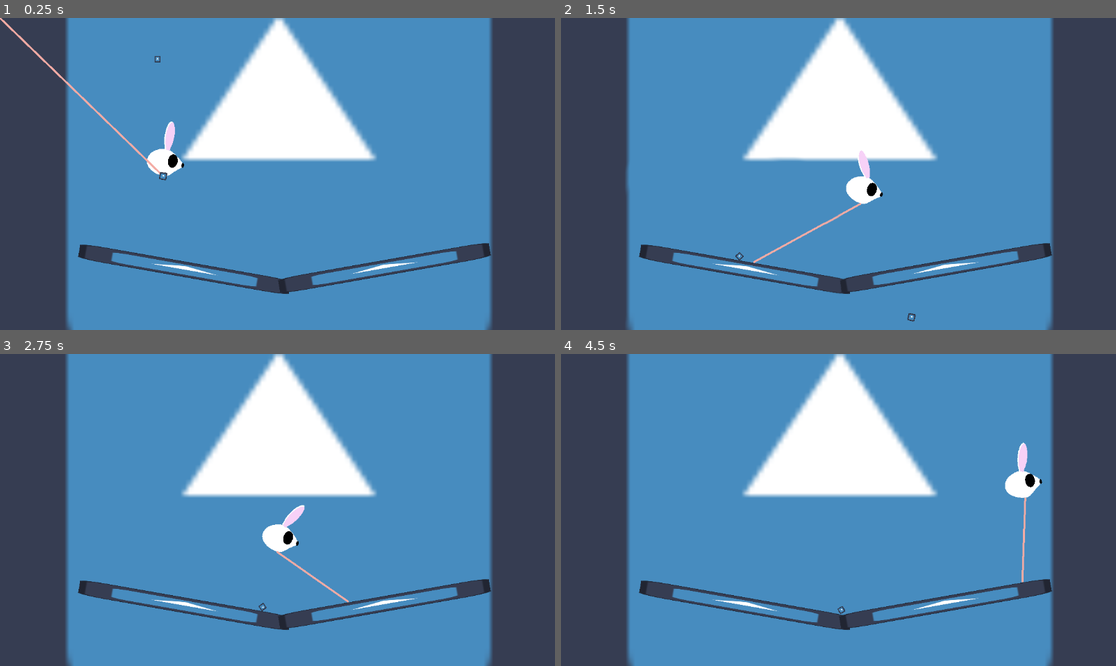
Above: before the commit, frames 1-4 (two rows, left to right).
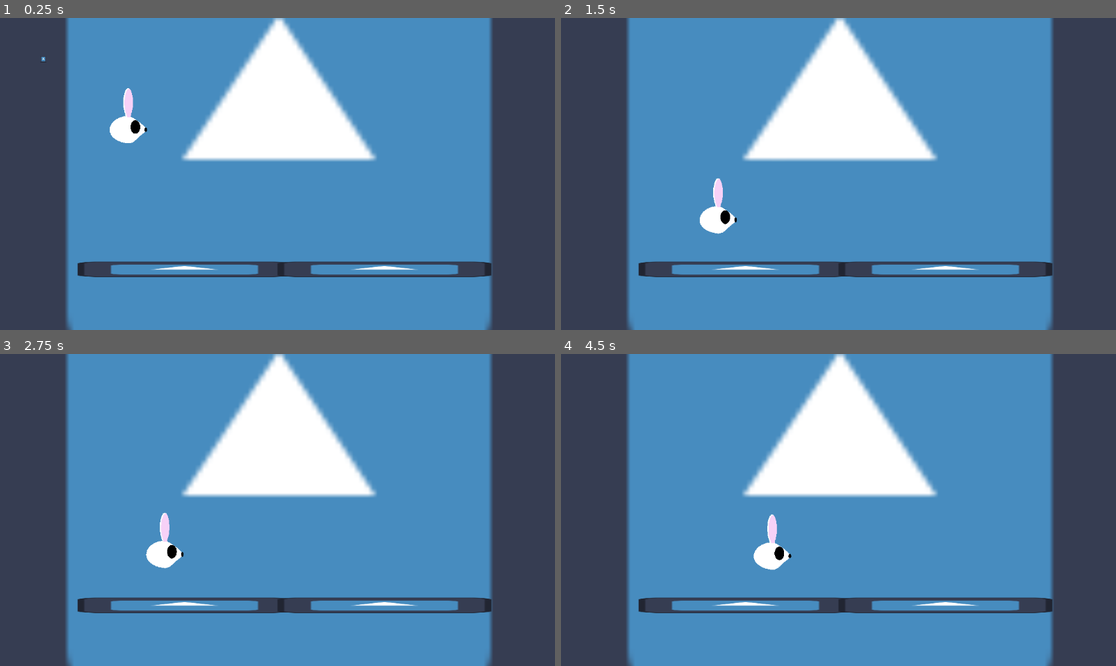
Above: after the commit, the same moments.

Repository: BeMain/metroidvania
Game: Godot game, scene res://world.tscn
Same seed, same stepped clock (60 frames per second), same inputs: the game is played once before the commit and once after it. The engine's default icon, where the game draws it, is replaced by a stand-in: a white triangle on a blue panel in a dark square.
Inputs:
- Up to frame 1 (0.25 s): no input
- Up to frame 2 (1.5 s): tap Enter (ui_accept) at 0.5 s; hold Right (right) from 0.53 s (still down); tap Up (jump) at 0.6, 0.77, 1.07, 1.35 s
- Up to frame 3 (2.75 s): tap Up (jump) at 1.52, 1.82, 2.1 s; release Right (right) at 2.03 s; hold Left (left) from 2.03 s (still down)
- Up to frame 4 (4.5 s): release Left (left) at 2.78 s; hold Right (right) 2.78-4.28 s; tap Up (jump) at 2.85, 3.02, 3.32, 3.6, 3.77, 4.07, 4.35 s; hold Left (left) from 4.28 s (still down)

The runs differ from the first frame. In frame 1, 5.4% of the frame differs, in the area x 0-89%, y 0-89%; in frame 2, 5.4%; in frame 3, 5.3%; in frame 4, 5.3%.

Commit message:
Add basic player movement

Diff:
--- a/LegMovement.gd
+++ b/LegMovement.gd
@@ -22,8 +22,8 @@
 
 func _process(delta):
 	# Get physics data
-	var vel = get_node("../..").velocity
-	var grounded = get_node("../..").is_on_floor()
+	var vel = get_node("..").vel
+	var grounded = get_node("../../Character").is_on_floor()
 
 	if (abs(vel.x) >= 0.1 and grounded):
 		if (timer.is_stopped()):
--- a/player.gd
+++ b/player.gd
@@ -1,12 +1,23 @@
 extends CharacterBody2D
 
 @export_category("Movement")
-@export var WALK_SPEED: int = 300
+@export var WALK_SPEED: int = 250
 @export var JUMP_SPEED: int = 500
+@export var WALK_ANGLE: int = 45
+var timer = Timer.new()
+var is_on_floor_prev
+var jump_ready
 
 # Get the gravity from the project settings so you can sync with rigid body nodes.
 var gravity = ProjectSettings.get_setting("physics/2d/default_gravity")
 
+func _ready():
+	timer.connect("timeout", timeout)
+	add_child(timer)
+	timer.set_one_shot(true)
+
+	jump_ready = true
+	is_on_floor_prev = false
 
 func get_input():
 	# Handle jump
@@ -18,9 +29,18 @@
 		SoundRipples.add_ripple(position)
 
 	# Handle left/right movement
-	var direction = Input.get_axis("left", "right")
-	velocity.x = direction * WALK_SPEED
+	#var direction = Input.get_axis("left", "right")
+	#velocity.x = direction * WALK_SPEED
 
+
+	var input = Input.get_axis("left", "right")
+	if is_on_floor() and jump_ready and input != 0:
+		var dir = input / abs(input)
+		velocity = Vector2(WALK_SPEED * input, 0).rotated(-dir * deg_to_rad(WALK_ANGLE))
+		jump_ready = false
+
+	if is_on_floor() == true and is_on_floor_prev == false:
+		hit_ground()
 
 func _physics_process(delta):
 	# Apply gravity
@@ -28,4 +48,14 @@
 
 	get_input()
 
+	is_on_floor_prev = is_on_floor()
+
 	move_and_slide()
+
+func timeout():
+	velocity.x = 0
+	jump_ready = true
+
+
+func hit_ground():
+	timer.start(0.15)
--- a/player.tscn
+++ b/player.tscn
@@ -1,10 +1,10 @@
 [gd_scene load_steps=9 format=3 uid="uid://kvh7jejnf37l"]
 
 [ext_resource type="Script" path="res://player.gd" id="1_lli2v"]
-[ext_resource type="Texture2D" uid="uid://bpmweobtca8r" path="res://Textures/Jerboa_body.png" id="2_t0emm"]
-[ext_resource type="Texture2D" uid="uid://d1o5k7bed33k8" path="res://Textures/Jerboa_ear.png" id="3_hq7q0"]
+[ext_resource type="Texture2D" uid="uid://bpmweobtca8r" path="res://textures/Jerboa_body.png" id="2_t0emm"]
+[ext_resource type="Texture2D" uid="uid://d1o5k7bed33k8" path="res://textures/Jerboa_ear.png" id="3_hq7q0"]
 [ext_resource type="Script" path="res://playerAnim.gd" id="4_tgb8r"]
-[ext_resource type="Texture2D" uid="uid://p8na88f4pgim" path="res://Textures/Jerboa_eye.png" id="5_68mwt"]
+[ext_resource type="Texture2D" uid="uid://p8na88f4pgim" path="res://textures/Jerboa_eye.png" id="5_68mwt"]
 [ext_resource type="Script" path="res://LegMovement.gd" id="6_yj2k1"]
 [ext_resource type="Texture2D" uid="uid://cy32ov5kfeixm" path="res://icon.svg" id="7_0ckna"]
 
@@ -35,12 +35,14 @@
 texture = ExtResource("5_68mwt")
 
 [node name="Leg1" type="Line2D" parent="Body"]
+visible = false
 z_index = 10
 position = Vector2(0, 70)
 default_color = Color(0.952941, 0.670588, 0.643137, 1)
 script = ExtResource("6_yj2k1")
 
 [node name="Foot" type="Sprite2D" parent="Body/Leg1"]
+visible = false
 z_index = 100
 scale = Vector2(0.3, 0.3)
 texture = ExtResource("7_0ckna")
--- /dev/null
+++ b/player2.tscn
@@ -0,0 +1,56 @@
+[gd_scene load_steps=9 format=3 uid="uid://2b4304wl21mk"]
+
+[ext_resource type="Texture2D" uid="uid://bpmweobtca8r" path="res://textures/Jerboa_body.png" id="1_t3dgj"]
+[ext_resource type="Script" path="res://playerAnim.gd" id="2_ykudx"]
+[ext_resource type="Texture2D" uid="uid://d1o5k7bed33k8" path="res://textures/Jerboa_ear.png" id="3_gpbub"]
+[ext_resource type="Texture2D" uid="uid://p8na88f4pgim" path="res://textures/Jerboa_eye.png" id="4_5arcf"]
+[ext_resource type="Script" path="res://LegMovement.gd" id="5_y54on"]
+[ext_resource type="Texture2D" uid="uid://cy32ov5kfeixm" path="res://icon.svg" id="6_y6htd"]
+[ext_resource type="Script" path="res://player.gd" id="7_pmrh8"]
+
+[sub_resource type="CapsuleShape2D" id="CapsuleShape2D_5k2tn"]
+radius = 36.0
+height = 152.0
+
+[node name="Player" type="Node2D"]
+
+[node name="Sprite" type="Sprite2D" parent="."]
+texture_filter = 1
+scale = Vector2(0.4, 0.4)
+texture = ExtResource("1_t3dgj")
+script = ExtResource("2_ykudx")
+
+[node name="Ear" type="Sprite2D" parent="Sprite"]
+texture_filter = 1
+position = Vector2(0, -70)
+texture = ExtResource("3_gpbub")
+offset = Vector2(0, -72)
+
+[node name="Eye" type="Sprite2D" parent="Sprite"]
+position = Vector2(37.5, -15)
+texture = ExtResource("4_5arcf")
+
+[node name="Leg1" type="Line2D" parent="Sprite"]
+visible = false
+z_index = 10
+position = Vector2(0, 70)
+default_color = Color(0.952941, 0.670588, 0.643137, 1)
+script = ExtResource("5_y54on")
+
+[node name="Foot" type="Sprite2D" parent="Sprite/Leg1"]
+visible = false
+z_index = 100
+scale = Vector2(0.3, 0.3)
+texture = ExtResource("6_y6htd")
+
+[node name="Leg2" type="Line2D" parent="Sprite"]
+visible = false
+z_index = 10
+position = Vector2(0, 67.5)
+default_color = Color(0.580392, 0.721569, 0.992157, 1)
+
+[node name="Character" type="CharacterBody2D" parent="."]
+script = ExtResource("7_pmrh8")
+
+[node name="CollisionShape2D" type="CollisionShape2D" parent="Character"]
+shape = SubResource("CapsuleShape2D_5k2tn")
--- a/playerAnim.gd
+++ b/playerAnim.gd
@@ -3,13 +3,14 @@
 @export_category("Animation")
 @export var EAR_ROT_AMOUNT: float = 0.1
 @export var BODY_ROT_AMOUNT: float = 0.05
-
+var vel
 
 func _process(delta):
-	var vel = get_parent().velocity
+	vel = lerp(position, get_node("../Character").position, 0.1) - position
+	position += vel
 
 	# Rotate ear
 	get_child(0).rotation_degrees = lerp(get_child(0).rotation_degrees, -vel.x * EAR_ROT_AMOUNT, 0.1)
 
 	# Rotate body
-	rotation_degrees = lerp(rotation_degrees, vel.y * BODY_ROT_AMOUNT, 0.2)
+	#rotation_degrees = lerp(rotation_degrees, vel.y * BODY_ROT_AMOUNT, 0.2)
--- a/world.tscn
+++ b/world.tscn
@@ -1,6 +1,6 @@
 [gd_scene load_steps=5 format=3 uid="uid://cqwkoh2y0qgbs"]
 
-[ext_resource type="PackedScene" uid="uid://kvh7jejnf37l" path="res://player.tscn" id="1_5qsqh"]
+[ext_resource type="PackedScene" uid="uid://2b4304wl21mk" path="res://player2.tscn" id="2_835hi"]
 [ext_resource type="Texture2D" uid="uid://cy32ov5kfeixm" path="res://icon.svg" id="2_fjsoq"]
 [ext_resource type="PackedScene" uid="uid://b13d5rg7dvdnx" path="res://rock.tscn" id="4_716qr"]
 
@@ -11,41 +11,39 @@
 
 [node name="SoundRippleCanvas" type="CanvasLayer" parent="."]
 
-[node name="Icon" type="Sprite2D" parent="."]
+[node name="Background" type="Sprite2D" parent="."]
 position = Vector2(579, 274)
 scale = Vector2(10, 10)
 texture = ExtResource("2_fjsoq")
 
-[node name="Player" parent="." instance=ExtResource("1_5qsqh")]
-position = Vector2(343, 268)
+[node name="Player" parent="." instance=ExtResource("2_835hi")]
+position = Vector2(266, 219)
 
-[node name="StaticBody2D" type="StaticBody2D" parent="."]
+[node name="Ground1" type="StaticBody2D" parent="."]
 position = Vector2(383, 522)
-rotation = 0.174533
 
-[node name="CollisionShape2D" type="CollisionShape2D" parent="StaticBody2D"]
+[node name="CollisionShape2D" type="CollisionShape2D" parent="Ground1"]
 position = Vector2(0, -0.5)
 shape = SubResource("RectangleShape2D_2t33r")
 metadata/_edit_lock_ = true
 
-[node name="Icon" type="Sprite2D" parent="StaticBody2D"]
+[node name="Icon" type="Sprite2D" parent="Ground1"]
 scale = Vector2(3.46875, 0.25)
 texture = ExtResource("2_fjsoq")
 metadata/_edit_lock_ = true
 
-[node name="StaticBody2D2" type="StaticBody2D" parent="."]
-position = Vector2(798, 519)
-rotation = -0.174533
+[node name="Ground2" type="StaticBody2D" parent="."]
+position = Vector2(798, 522)
 
-[node name="CollisionShape2D" type="CollisionShape2D" parent="StaticBody2D2"]
+[node name="CollisionShape2D" type="CollisionShape2D" parent="Ground2"]
 position = Vector2(0, -0.5)
 shape = SubResource("RectangleShape2D_2t33r")
 metadata/_edit_lock_ = true
 
-[node name="Icon" type="Sprite2D" parent="StaticBody2D2"]
+[node name="Icon" type="Sprite2D" parent="Ground2"]
 scale = Vector2(3.46875, 0.25)
 texture = ExtResource("2_fjsoq")
 metadata/_edit_lock_ = true
 
 [node name="Rock" parent="." instance=ExtResource("4_716qr")]
-position = Vector2(327, 57)
+position = Vector2(90, 57)
Not shown, changed: Textures/Jerboa_body.png.import
Not shown, changed: Textures/Jerboa_ear.png.import
Not shown, changed: Textures/Jerboa_eye.png.import
Not shown, added: sounds/Piano.mp3.import
Not shown, added: sounds/Piano_violin.mp3.import
